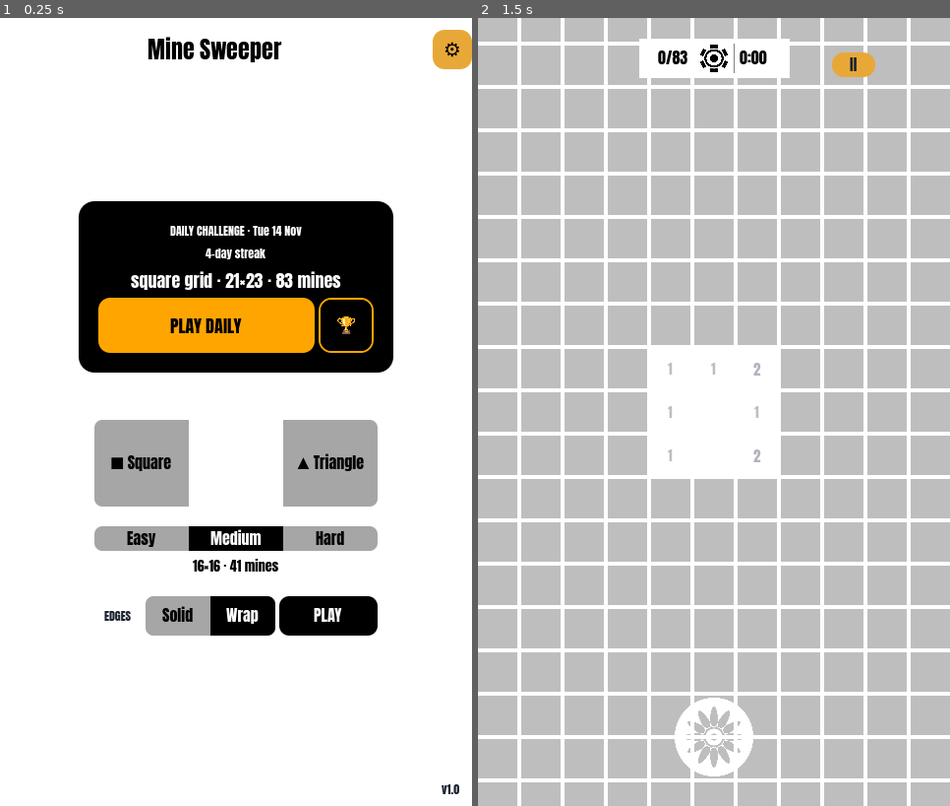
Above: before the commit, frames 1-2 (left to right).
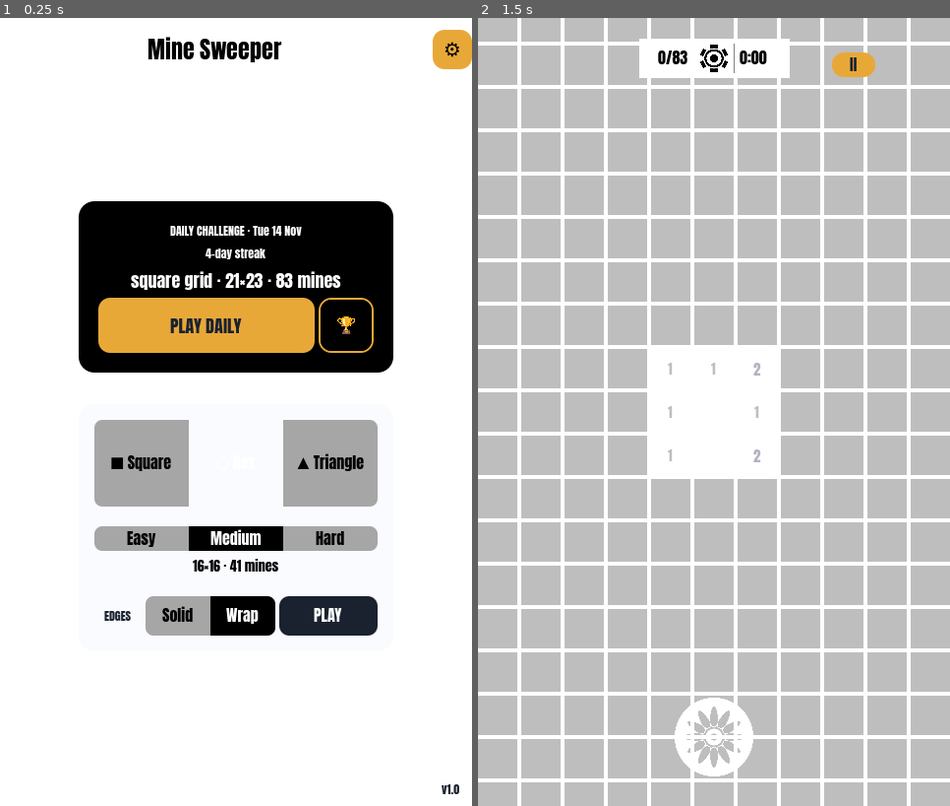
Above: after the commit, the same moments.

Repository: Kape99/mine-sweeper
Game: Godot game, scene res://Scenes/base.tscn
Two runs of this game, one before a commit and one after it. Both use one fixed random seed, a clock stepped at 60 frames per second and the inputs below.
Inputs (mouse positions are in pixels of both pictures, inside the frame that each line leads up to):
- Up to frame 1 (0.25 s): no input
- Up to frame 2 (1.5 s): click (676, 230) at 0.52 s; type "Alex" at 0.6 s; click "PLAY DAILY" at 1.25 s

The runs differ from the first frame. In frame 1, 4.2% of the frame differs, in the area x 20-80%, y 35-79%; in frame 2, nothing differs.

Commit message:
Migrate menu styling to Theme resource
- Expanded Asset/Themes/modern.tres with PanelContainer, Button, PlayButton, TrophyButton, and SegmentButton styles.

- SegmentedButton buttons now use SegmentButton theme type variation.

- StartButton and LeaderboardButton use PlayButton/TrophyButton type variations.

- main_menu.gd no longer generates card/button styleboxes; only sets daily card, text colors, and segmented active overrides.

Diff:
--- a/Asset/Themes/modern.tres
+++ b/Asset/Themes/modern.tres
@@ -32,6 +32,84 @@
 corner_radius_bottom_right = 16
 corner_radius_bottom_left = 16
 
+[sub_resource type="StyleBoxFlat" id="StyleBoxFlat_b16je"]
+bg_color = Color(0.23666668, 0.26333335, 0.31, 1)
+corner_radius_top_left = 10
+corner_radius_top_right = 10
+corner_radius_bottom_right = 10
+corner_radius_bottom_left = 10
+
+[sub_resource type="StyleBoxFlat" id="StyleBoxFlat_tsrbt"]
+bg_color = Color(0.101960786, 0.13333334, 0.1882353, 1)
+corner_radius_top_left = 10
+corner_radius_top_right = 10
+corner_radius_bottom_right = 10
+corner_radius_bottom_left = 10
+
+[sub_resource type="StyleBoxFlat" id="StyleBoxFlat_172tg"]
+bg_color = Color(0.08666667, 0.113333344, 0.16000001, 1)
+corner_radius_top_left = 10
+corner_radius_top_right = 10
+corner_radius_bottom_right = 10
+corner_radius_bottom_left = 10
+
+[sub_resource type="StyleBoxFlat" id="StyleBoxFlat_2nuu7"]
+bg_color = Color(0.88823533, 0.90313727, 0.9254902, 1)
+corner_radius_top_left = 8
+corner_radius_top_right = 8
+corner_radius_bottom_right = 8
+corner_radius_bottom_left = 8
+
+[sub_resource type="StyleBoxFlat" id="StyleBoxFlat_xixrj"]
+bg_color = Color(0.98039216, 0.9843137, 1, 1)
+corner_radius_top_left = 8
+corner_radius_top_right = 8
+corner_radius_bottom_right = 8
+corner_radius_bottom_left = 8
+
+[sub_resource type="StyleBoxFlat" id="StyleBoxFlat_vkbh5"]
+bg_color = Color(0.8382353, 0.85313725, 0.8754902, 1)
+corner_radius_top_left = 8
+corner_radius_top_right = 8
+corner_radius_bottom_right = 8
+corner_radius_bottom_left = 8
+
+[sub_resource type="StyleBoxFlat" id="StyleBoxFlat_y2oel"]
+bg_color = Color(0.40941176, 0.29647058, 0.098823525, 1)
+border_width_left = 2
+border_width_top = 2
+border_width_right = 2
+border_width_bottom = 2
+border_color = Color(0.9098039, 0.65882355, 0.21960784, 1)
+corner_radius_top_left = 12
+corner_radius_top_right = 12
+corner_radius_bottom_right = 12
+corner_radius_bottom_left = 12
+
+[sub_resource type="StyleBoxFlat" id="StyleBoxFlat_yvbhv"]
+bg_color = Color(0, 0, 0, 0)
+border_width_left = 2
+border_width_top = 2
+border_width_right = 2
+border_width_bottom = 2
+border_color = Color(0.9098039, 0.65882355, 0.21960784, 1)
+corner_radius_top_left = 12
+corner_radius_top_right = 12
+corner_radius_bottom_right = 12
+corner_radius_bottom_left = 12
+
+[sub_resource type="StyleBoxFlat" id="StyleBoxFlat_gtpp6"]
+bg_color = Color(0.5003922, 0.36235297, 0.12078432, 1)
+border_width_left = 2
+border_width_top = 2
+border_width_right = 2
+border_width_bottom = 2
+border_color = Color(0.9098039, 0.65882355, 0.21960784, 1)
+corner_radius_top_left = 12
+corner_radius_top_right = 12
+corner_radius_bottom_right = 12
+corner_radius_bottom_left = 12
+
 [resource]
 Button/colors/font_color = Color(0.101960786, 0.13333334, 0.1882353, 1)
 Button/styles/hover = SubResource("StyleBoxFlat_uyy4t")
@@ -39,3 +117,18 @@
 Button/styles/pressed = SubResource("StyleBoxFlat_dt5wi")
 Label/colors/font_color = Color(0.101960786, 0.13333334, 0.1882353, 1)
 PanelContainer/styles/panel = SubResource("StyleBoxFlat_qwit3")
+PlayButton/base_type = &"Button"
+PlayButton/colors/font_color = Color(1, 1, 1, 1)
+PlayButton/styles/hover = SubResource("StyleBoxFlat_b16je")
+PlayButton/styles/normal = SubResource("StyleBoxFlat_tsrbt")
+PlayButton/styles/pressed = SubResource("StyleBoxFlat_172tg")
+SegmentButton/base_type = &"Button"
+SegmentButton/colors/font_color = Color(0.101960786, 0.13333334, 0.1882353, 1)
+SegmentButton/styles/hover = SubResource("StyleBoxFlat_2nuu7")
+SegmentButton/styles/normal = SubResource("StyleBoxFlat_xixrj")
+SegmentButton/styles/pressed = SubResource("StyleBoxFlat_vkbh5")
+TrophyButton/base_type = &"Button"
+TrophyButton/colors/font_color = Color(0.9098039, 0.65882355, 0.21960784, 1)
+TrophyButton/styles/hover = SubResource("StyleBoxFlat_y2oel")
+TrophyButton/styles/normal = SubResource("StyleBoxFlat_yvbhv")
+TrophyButton/styles/pressed = SubResource("StyleBoxFlat_gtpp6")
--- a/Scenes/Menu/MainMenu.tscn
+++ b/Scenes/Menu/MainMenu.tscn
@@ -115,6 +115,7 @@
 custom_minimum_size = Vector2(56, 56)
 layout_mode = 2
 theme_override_font_sizes/font_size = 20
+theme_type_variation = "TrophyButton"
 text = "🏆"
 
 [node name="Spacer1" type="Control" parent="CenterContainer/Panel" unique_id=2101306346]
@@ -184,6 +185,7 @@
 custom_minimum_size = Vector2(100, 40)
 layout_mode = 2
 theme_override_font_sizes/font_size = 16
+theme_type_variation = "PlayButton"
 text = "PLAY"
 
 [node name="Spacer5" type="Control" parent="CenterContainer/Panel" unique_id=2101306350]
--- a/Scripts/GUI/Widgets/segmented_button.gd
+++ b/Scripts/GUI/Widgets/segmented_button.gd
@@ -42,6 +42,7 @@
 		btn.text = segments[i]
 		btn.toggle_mode = true
 		btn.size_flags_horizontal = SIZE_EXPAND_FILL if expand else SIZE_SHRINK_CENTER
+		btn.theme_type_variation = "SegmentButton"
 		btn.pressed.connect(_on_button_pressed.bind(i))
 		add_child(btn)
 		_buttons.append(btn)
--- a/Scripts/GUI/main_menu.gd
+++ b/Scripts/GUI/main_menu.gd
@@ -53,8 +53,6 @@
 	_background.color = GlobalState.scheme.background
 
 	var accent: Color = GlobalState.scheme.accent
-	var primary: Color = GlobalState.scheme.primary
-	var surface: Color = GlobalState.scheme.surface
 	var text: Color = GlobalState.scheme.hud_text
 	var inverse: Color = GlobalState.scheme.inverse_text
 
@@ -63,6 +61,7 @@
 	_account_button.add_theme_color_override("font_color", text)
 	_difficulty_summary.add_theme_color_override("font_color", text.darkened(0.25))
 
+	# Daily card is dark navy; the Theme provides the white settings card.
 	var daily_card_style: StyleBoxFlat = StyleBoxFlat.new()
 	daily_card_style.bg_color = text.darkened(0.1)
 	daily_card_style.corner_radius_top_left = 16
@@ -75,75 +74,9 @@
 	daily_card_style.content_margin_bottom = 20
 	$CenterContainer/Panel/DailyCard.add_theme_stylebox_override("panel", daily_card_style)
 
-	var daily_button_style: StyleBoxFlat = StyleBoxFlat.new()
-	daily_button_style.bg_color = primary
-	daily_button_style.corner_radius_top_left = 12
-	daily_button_style.corner_radius_top_right = 12
-	daily_button_style.corner_radius_bottom_right = 12
-	daily_button_style.corner_radius_bottom_left = 12
-	daily_button_style.content_margin_left = 12
-	daily_button_style.content_margin_right = 12
-	var daily_hover: StyleBoxFlat = daily_button_style.duplicate()
-	daily_hover.bg_color = primary.lightened(0.1)
-	var daily_pressed: StyleBoxFlat = daily_button_style.duplicate()
-	daily_pressed.bg_color = primary.darkened(0.1)
-	_daily_button.add_theme_stylebox_override("normal", daily_button_style)
-	_daily_button.add_theme_stylebox_override("hover", daily_hover)
-	_daily_button.add_theme_stylebox_override("pressed", daily_pressed)
-	_daily_button.add_theme_color_override("font_color", text)
-
-	var trophy_style: StyleBoxFlat = StyleBoxFlat.new()
-	trophy_style.bg_color = Color(0, 0, 0, 0)
-	trophy_style.border_width_left = 2
-	trophy_style.border_width_top = 2
-	trophy_style.border_width_right = 2
-	trophy_style.border_width_bottom = 2
-	trophy_style.border_color = primary
-	trophy_style.corner_radius_top_left = 12
-	trophy_style.corner_radius_top_right = 12
-	trophy_style.corner_radius_bottom_right = 12
-	trophy_style.corner_radius_bottom_left = 12
-	trophy_style.content_margin_left = 8
-	trophy_style.content_margin_right = 8
-	var trophy_hover: StyleBoxFlat = trophy_style.duplicate()
-	trophy_hover.bg_color = primary.darkened(0.55)
-	var trophy_pressed: StyleBoxFlat = trophy_style.duplicate()
-	trophy_pressed.bg_color = primary.darkened(0.45)
-	_leaderboard_button.add_theme_stylebox_override("normal", trophy_style)
-	_leaderboard_button.add_theme_stylebox_override("hover", trophy_hover)
-	_leaderboard_button.add_theme_stylebox_override("pressed", trophy_pressed)
-	_leaderboard_button.add_theme_color_override("font_color", primary)
-
 	_daily_label.add_theme_color_override("font_color", inverse)
 	_daily_summary.add_theme_color_override("font_color", inverse)
 	_streak_badge.add_theme_color_override("font_color", inverse)
-
-	var settings_card_style: StyleBoxFlat = StyleBoxFlat.new()
-	settings_card_style.bg_color = surface
-	settings_card_style.corner_radius_top_left = 16
-	settings_card_style.corner_radius_top_right = 16
-	settings_card_style.corner_radius_bottom_right = 16
-	settings_card_style.corner_radius_bottom_left = 16
-	settings_card_style.content_margin_left = 16
-	settings_card_style.content_margin_top = 16
-	settings_card_style.content_margin_right = 16
-	settings_card_style.content_margin_bottom = 16
-	$CenterContainer/Panel/SettingsCard.add_theme_stylebox_override("panel", settings_card_style)
-
-	var play_button_style: StyleBoxFlat = StyleBoxFlat.new()
-	play_button_style.bg_color = text
-	play_button_style.corner_radius_top_left = 10
-	play_button_style.corner_radius_top_right = 10
-	play_button_style.corner_radius_bottom_right = 10
-	play_button_style.corner_radius_bottom_left = 10
-	var play_hover: StyleBoxFlat = play_button_style.duplicate()
-	play_hover.bg_color = text.lightened(0.15)
-	var play_pressed: StyleBoxFlat = play_button_style.duplicate()
-	play_pressed.bg_color = text.darkened(0.15)
-	_start_button.add_theme_stylebox_override("normal", play_button_style)
-	_start_button.add_theme_stylebox_override("hover", play_hover)
-	_start_button.add_theme_stylebox_override("pressed", play_pressed)
-	_start_button.add_theme_color_override("font_color", inverse)
 
 	_board_type_segmented.active_bg_override = accent
 	_board_type_segmented.active_text_override = text
